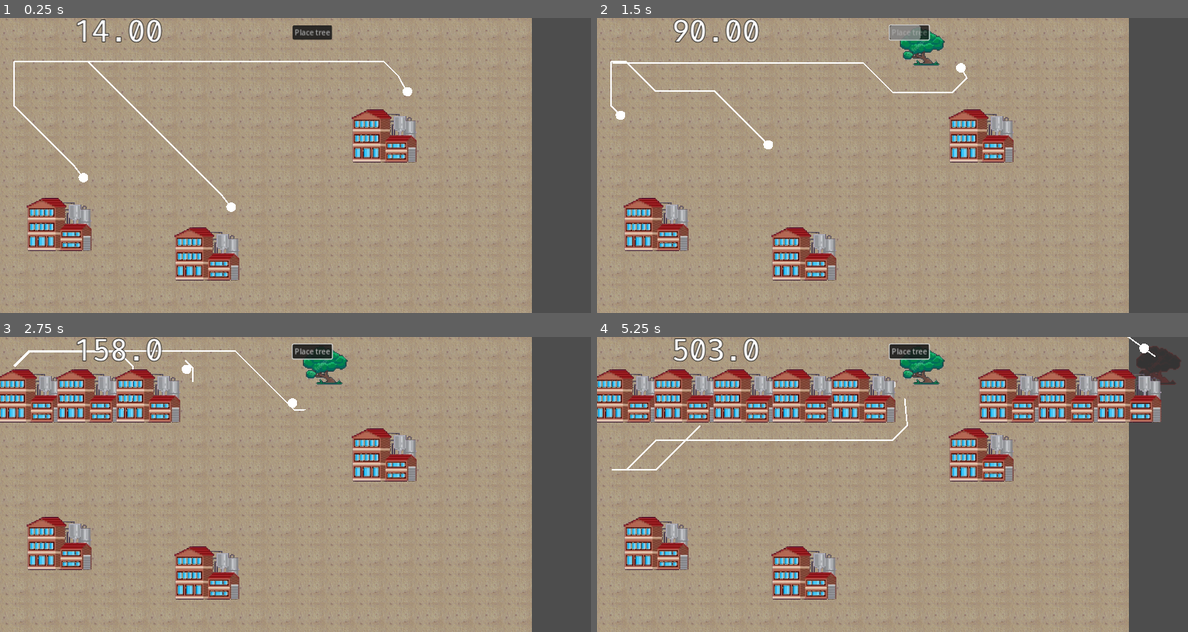
Above: before the commit, frames 1-4 (two rows, left to right).
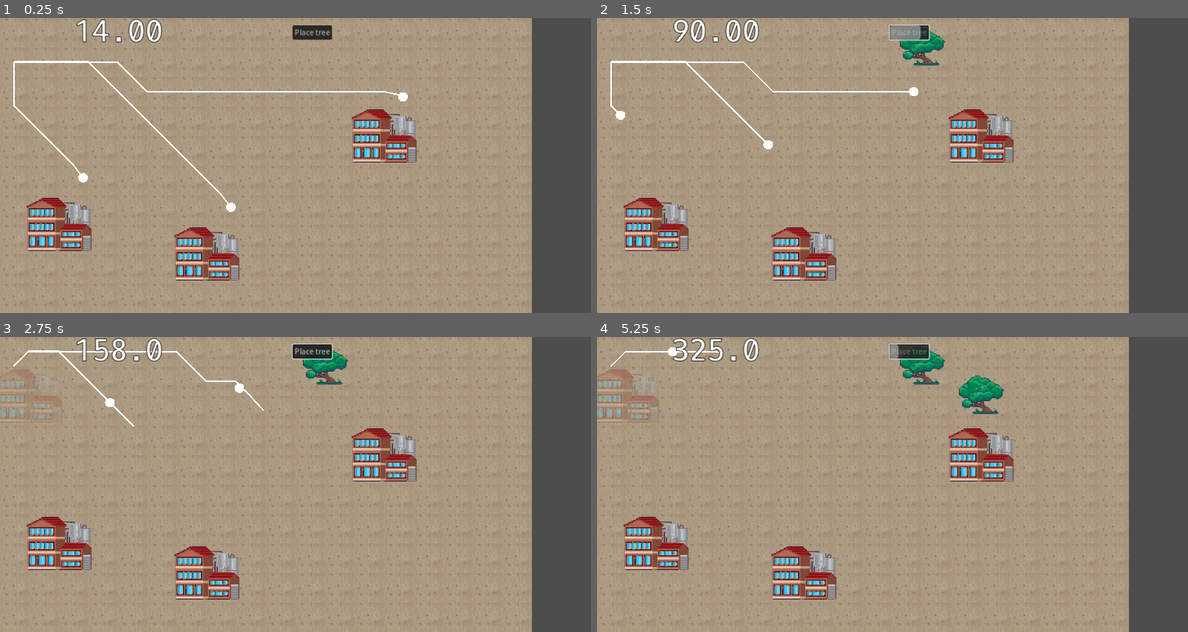
Above: after the commit, the same moments.

Repository: rundoom/Environmentality
Game: Godot game, scene res://world.tscn
Same seed, same stepped clock (60 frames per second), same inputs: the game is played once before the commit and once after it.
Inputs (mouse positions are in pixels of both pictures, inside the frame that each line leads up to):
- Up to frame 1 (0.25 s): no input
- Up to frame 2 (1.5 s): click "Place tree" at 0.5 s; click "Place tree" at 1.25 s
- Up to frame 3 (2.75 s): move the mouse to (147, 437) at 2.02 s; click (147, 437) at 2.17 s
- Up to frame 4 (5.25 s): click "Place tree" at 2.75 s; move the mouse to (892, 384) at 3.52 s; click (892, 384) at 3.67 s; move the mouse to (975, 387) at 4.27 s; click (975, 387) at 4.42 s; move the mouse to (1158, 357) at 5.02 s; click (1158, 357) at 5.17 s

The runs differ from the first frame. In frame 1, 0.6% of the frame differs, in the area x 2-70%, y 14-66%; in frame 2, 0.6%; in frame 3, 5.0%; in frame 4, 14%, in the area x 0-99%, y 0-46%.

Commit message:
Building progress

Diff:
--- a/evil_factory.gd
+++ b/evil_factory.gd
@@ -3,23 +3,34 @@
 
 var GoblicSc = preload("res://goblin.tscn")
 
+var build_step := 0.1
+@export var build_progress : float = 0:
+	set(val):
+		modulate.a = val
+		build_progress = val
+
 
 func _on_spawn_timer_timeout() -> void:
-	var point = PhysicsPointQueryParameters2D.new()
-	point.collision_mask = 1
+	if build_progress >= 1:
+		var point = PhysicsPointQueryParameters2D.new()
+		point.collision_mask = 1
 
-	for i in range(0, 1000, 125):
-		$Path2D/PathFollow2D.progress_ratio = float(i)/1000
-		point.position = $Path2D/PathFollow2D.global_position
+		for i in range(0, 1000, 125):
+			$Path2D/PathFollow2D.progress_ratio = float(i)/1000
+			point.position = $Path2D/PathFollow2D.global_position
 
-		if space_state.intersect_point(point).is_empty():
-			var goblin = GoblicSc.instantiate()
-			goblin.global_position = point.position
-			GeneralLogic.get_world().add_child.call_deferred(goblin)
-			break
+			if space_state.intersect_point(point).is_empty():
+				var goblin = GoblicSc.instantiate()
+				goblin.global_position = point.position
+				GeneralLogic.get_world().add_child.call_deferred(goblin)
+				break
 
 
 func _ready() -> void:
 	super._ready()
 	if OS.is_debug_build():
 		_on_spawn_timer_timeout()
+
+
+func build_inc():
+	build_progress += build_step
--- a/evil_factory.tscn
+++ b/evil_factory.tscn
@@ -12,7 +12,7 @@
 }
 point_count = 5
 
-[node name="EvilFactory" type="StaticBody2D" groups=["navigation_occluder", "pollution_changer"]]
+[node name="EvilFactory" type="StaticBody2D" groups=["evil_factory", "navigation_occluder", "pollution_changer"]]
 collision_layer = 7
 collision_mask = 5
 script = ExtResource("1_qvgby")
--- a/goblin.gd
+++ b/goblin.gd
@@ -15,17 +15,22 @@
 
 
 func set_endpoint():
-	factory = FactorySc.instantiate()
-	var hitbox = factory.find_child("HitBox")
-	var phys_params = PhysicsShapeQueryParameters2D.new()
-	phys_params.shape = hitbox.shape
-	phys_params.collision_mask = 2
+	var unbuilded := get_tree().get_nodes_in_group("evil_factory").filter(func(it): return it.build_progress < 1)
+	if !unbuilded.is_empty():
+		$Navigator.target_position = unbuilded[0].position
+	else:
+		if factory == null :factory = FactorySc.instantiate()
+		factory.build_inc()
+		var hitbox = factory.find_child("HitBox")
+		var phys_params = PhysicsShapeQueryParameters2D.new()
+		phys_params.shape = hitbox.shape
+		phys_params.collision_mask = 2
 
-	for cell in GeneralLogic.get_world().get_used_cells(0):
-		phys_params.transform = Transform2D(0, world.map_to_local(cell))
-		if space_state.intersect_shape(phys_params).is_empty():
-			$Navigator.target_position = world.map_to_local(cell)
-			break
+		for cell in GeneralLogic.get_world().get_used_cells(0):
+			phys_params.transform = Transform2D(0, world.map_to_local(cell))
+			if space_state.intersect_shape(phys_params).is_empty():
+				$Navigator.target_position = world.map_to_local(cell)
+				break
 
 
 func _physics_process(delta: float) -> void:
@@ -57,3 +62,16 @@
 func _on_navigator_velocity_computed(safe_velocity: Vector2) -> void:
 	velocity = safe_velocity
 	move_and_slide()
+
+
+func _on_collision_checker_body_entered(body: Node2D) -> void:
+	if body.is_in_group("evil_factory") and body.build_progress < 1:
+		queue_free()
+		body.build_inc()
+	else:
+		set_endpoint()
+
+
+func _on_tree_exiting() -> void:
+	if factory != null and factory.get_parent() == get_tree():
+		factory.queue_free()
--- a/goblin.tscn
+++ b/goblin.tscn
@@ -8,6 +8,9 @@
 [sub_resource type="Gradient" id="Gradient_ucsol"]
 offsets = PackedFloat32Array(0, 0.559006, 1)
 colors = PackedColorArray(0, 0.529412, 0, 1, 1, 1, 1, 1, 1, 1, 1, 0)
+
+[sub_resource type="CircleShape2D" id="CircleShape2D_0a78e"]
+radius = 20.0
 
 [node name="Goblin" type="CharacterBody2D"]
 input_pickable = true
@@ -20,12 +23,9 @@
 debug_color = Color(0, 0.121569, 0.14902, 1)
 
 [node name="Navigator" type="NavigationAgent2D" parent="."]
-target_desired_distance = 20.0
+path_desired_distance = 25.0
+target_desired_distance = 25.0
 avoidance_enabled = true
-
-[node name="Timer" type="Timer" parent="."]
-wait_time = 5.0
-autostart = true
 
 [node name="DeathParticles" type="CPUParticles2D" parent="."]
 emitting = false
@@ -55,8 +55,16 @@
 [node name="Line2D" type="Line2D" parent="."]
 width = 3.0
 
+[node name="CollisionChecker" type="Area2D" parent="."]
+collision_layer = 0
+collision_mask = 2
+
+[node name="CollisionShape2D" type="CollisionShape2D" parent="CollisionChecker"]
+shape = SubResource("CircleShape2D_0a78e")
+
 [connection signal="mouse_entered" from="." to="." method="_on_mouse_entered"]
 [connection signal="mouse_exited" from="." to="." method="_on_mouse_exited"]
+[connection signal="tree_exiting" from="." to="." method="_on_tree_exiting"]
 [connection signal="target_reached" from="Navigator" to="." method="_on_navigator_target_reached"]
 [connection signal="velocity_computed" from="Navigator" to="." method="_on_navigator_velocity_computed"]
-[connection signal="timeout" from="Timer" to="." method="set_endpoint"]
+[connection signal="body_entered" from="CollisionChecker" to="." method="_on_collision_checker_body_entered"]
--- a/world.tscn
+++ b/world.tscn
@@ -33,11 +33,6 @@
 navigation_layer_0/layers = 1
 sources/0 = SubResource("TileSetAtlasSource_6hx6a")
 
-[sub_resource type="NavigationPolygon" id="NavigationPolygon_oopx7"]
-vertices = PackedVector2Array(1226, -69, 1228, 724, 1153, 643, 1151, 0, -65, -66, -2, -3, -74, 722, 1, 647)
-polygons = Array[PackedInt32Array]([PackedInt32Array(0, 1, 2, 3), PackedInt32Array(4, 0, 3, 5), PackedInt32Array(6, 4, 5, 7), PackedInt32Array(1, 6, 7, 2)])
-outlines = Array[PackedVector2Array]([PackedVector2Array(-65, -66, 1226, -69, 1228, 724, -74, 722), PackedVector2Array(1151, 0, 1153, 643, 1, 647, -2, -3)])
-
 [node name="World" type="TileMap" groups=["world"]]
 tile_set = SubResource("TileSet_3vnlt")
 format = 2
@@ -54,12 +49,15 @@
 
 [node name="EvilFactory" parent="." instance=ExtResource("5_x4r0a")]
 position = Vector2(440, 468)
+build_progress = 1.0
 
 [node name="EvilFactory2" parent="." instance=ExtResource("5_x4r0a")]
 position = Vector2(120, 399)
+build_progress = 1.0
 
 [node name="EvilFactory3" parent="." instance=ExtResource("5_x4r0a")]
 position = Vector2(800.147, 239.666)
+build_progress = 1.0
 
 [node name="ElfCursorStub" type="Sprite2D" parent="."]
 visible = false
@@ -67,8 +65,5 @@
 centered = false
 script = ExtResource("6_q5d43")
 
-[node name="NavigationRegion2D" type="NavigationRegion2D" parent="."]
-navigation_polygon = SubResource("NavigationPolygon_oopx7")
-
 [connection signal="pollution_changed" from="." to="UI" method="set_pollution"]
 [connection signal="timeout" from="PollutionTimer" to="." method="emit_pollution"]
Not shown: 1 places in goblin.tscn that only renumber resources
Not shown: 1 places in world.tscn that only renumber resources
